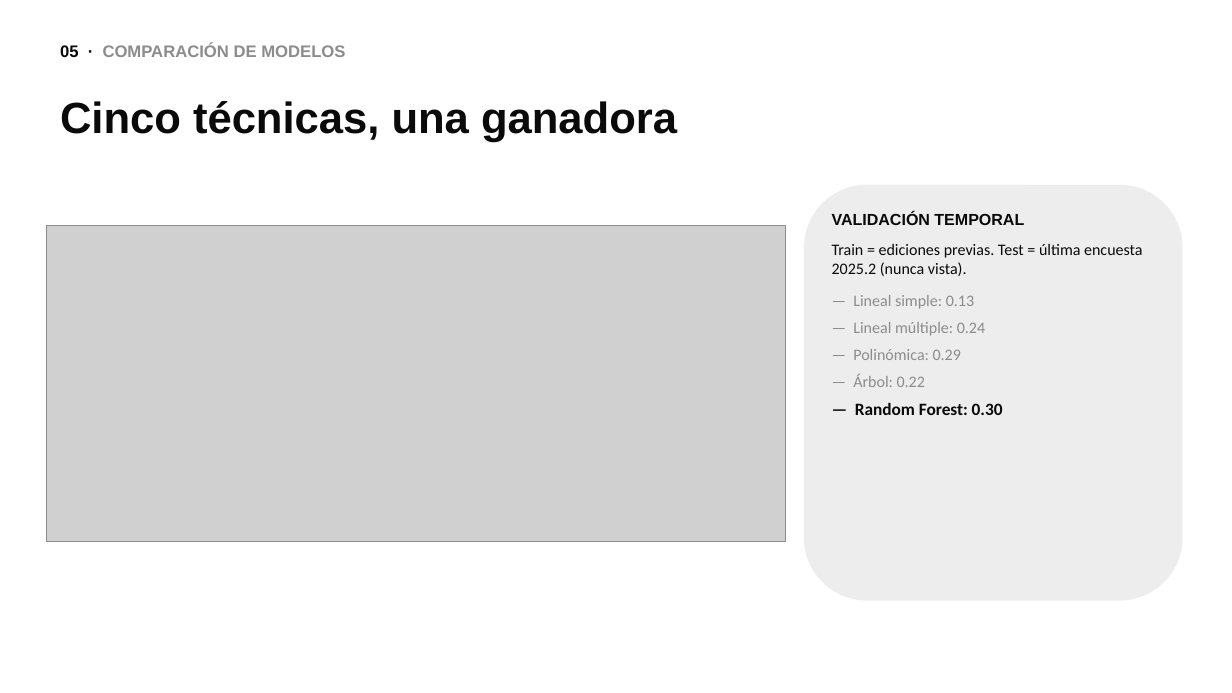
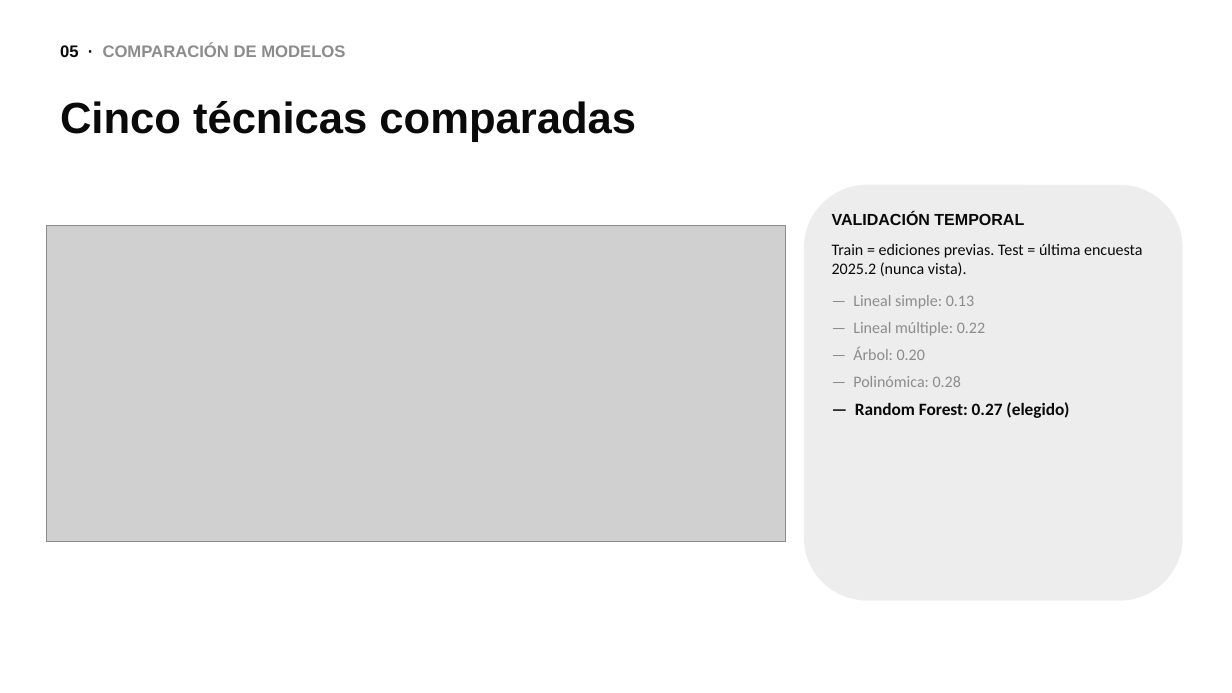
Before and after one commit to fbmassi/tpo-sueldos, a slide deck: slide 15 of presentacion/defensa_oral.pptx. Drawn at 1232x693 pixels with LibreOffice and Linux fonts; fonts in the diff are those of the drawing; grey boxes stand for pictures. Boxes give left, top, right and bottom in pixels: in the first picture for what was removed or moved away, otherwise in the second. Text is boxed around its words. In the diff, an @@ line names an element or a change of style, - is before the commit and + after.

```diff
--- a/presentacion/defensa_oral.pptx
+++ b/presentacion/defensa_oral.pptx
@@ text at <box>60,101,636,142</box>: text changed @@
-Cinco técnicas, una ganadora
+Cinco técnicas comparadas
@@ text at <box>853,322,1069,418</box>: text changed @@
-— Lineal múltiple: 0.24
-— Polinómica: 0.29
-— Árbol: 0.22
-— Random Forest: 0.30
+— Lineal múltiple: 0.22
+— Árbol: 0.20
+— Polinómica: 0.28
+— Random Forest: 0.27 (elegido)
```
Also in this commit, not shown: 3 other slides changed, 15 other files.
